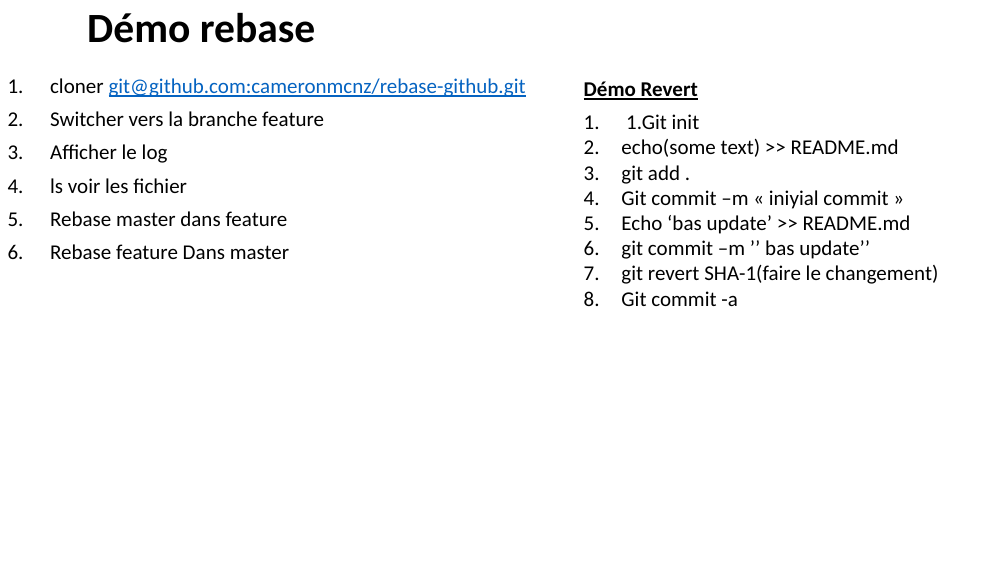
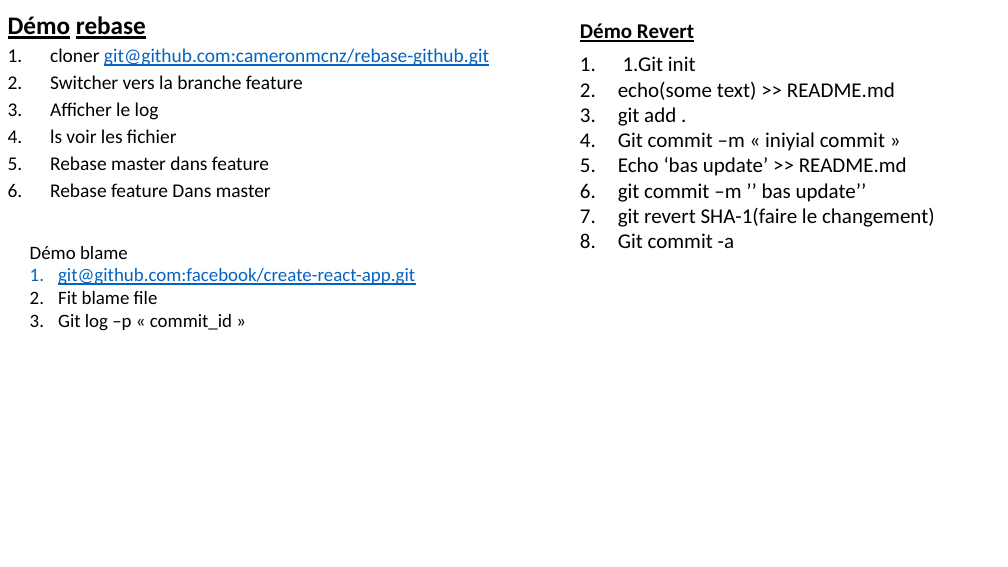
Before and after one commit to belakebiboussad/form, a slide deck: slide 37 of Formation Git.pptx. Drawn at 1008x567 pixels with LibreOffice and Linux fonts; fonts in the diff are those of the drawing. Boxes give left, top, right and bottom in pixels: in the first picture for what was removed or moved away, otherwise in the second. Text is boxed around its words. In the diff, an @@ line names an element or a change of style, - is before the commit and + after.

```diff
--- a/Formation Git.pptx
+++ b/Formation Git.pptx
@@ text "Démo rebase": place and size @@
-text "Démo rebase" at <box>50,78,526,259</box>
+text "Démo rebase" at <box>8,16,489,197</box>
@@ text at <box>8,16,146,39</box>: paragraph added @@
+Démo rebase
@@ title removed at <box>87,12,315,43</box> @@
-Démo rebase
@@ text "Démo Revert": place and size @@
-text "Démo Revert" at <box>584,81,939,306</box>
+text "Démo Revert" at <box>580,23,935,248</box>
@@ text at <box>50,48,489,197</box>: size 20 to 18.5 pt; line spacing 0.9 to 0.7 @@
@@ text added at <box>30,246,415,331</box>, 18 pt, text #0563C1, underline @@
+Démo blame
+1. git@github.com:facebook/create-react-app.git
+2. Fit blame file
+3. Git log –p « commit_id »
```
Also in this commit, not shown: 4 other slides changed, 1 slide added, 2 other files.
